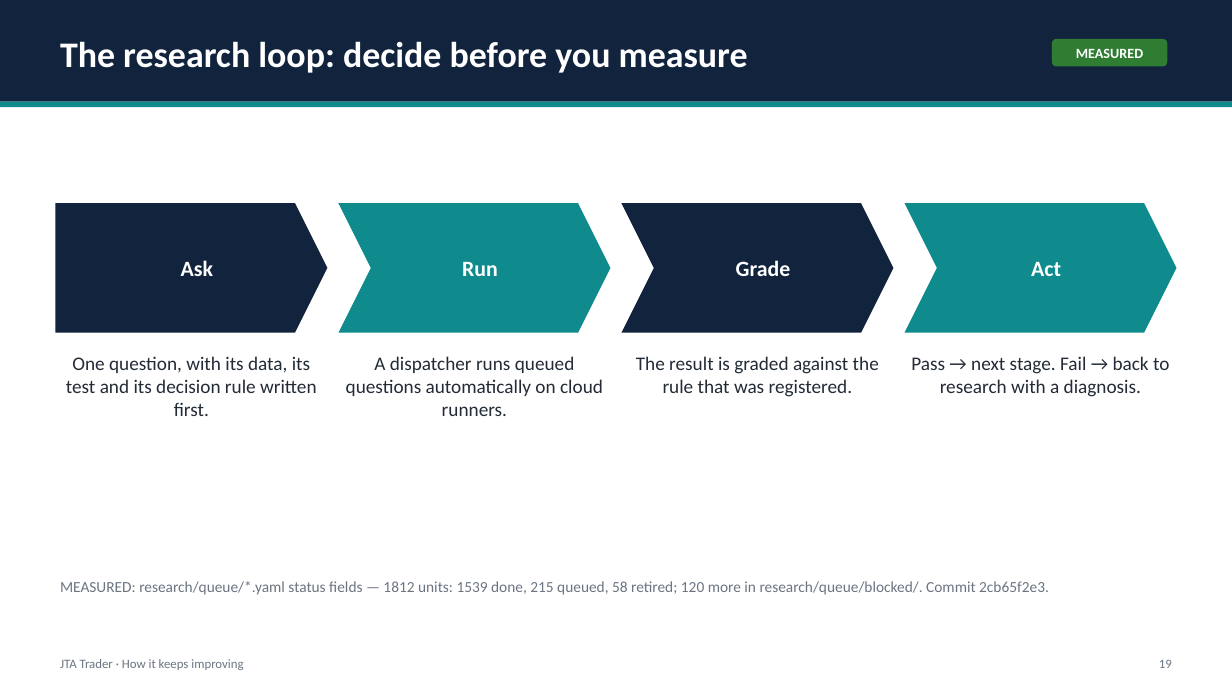
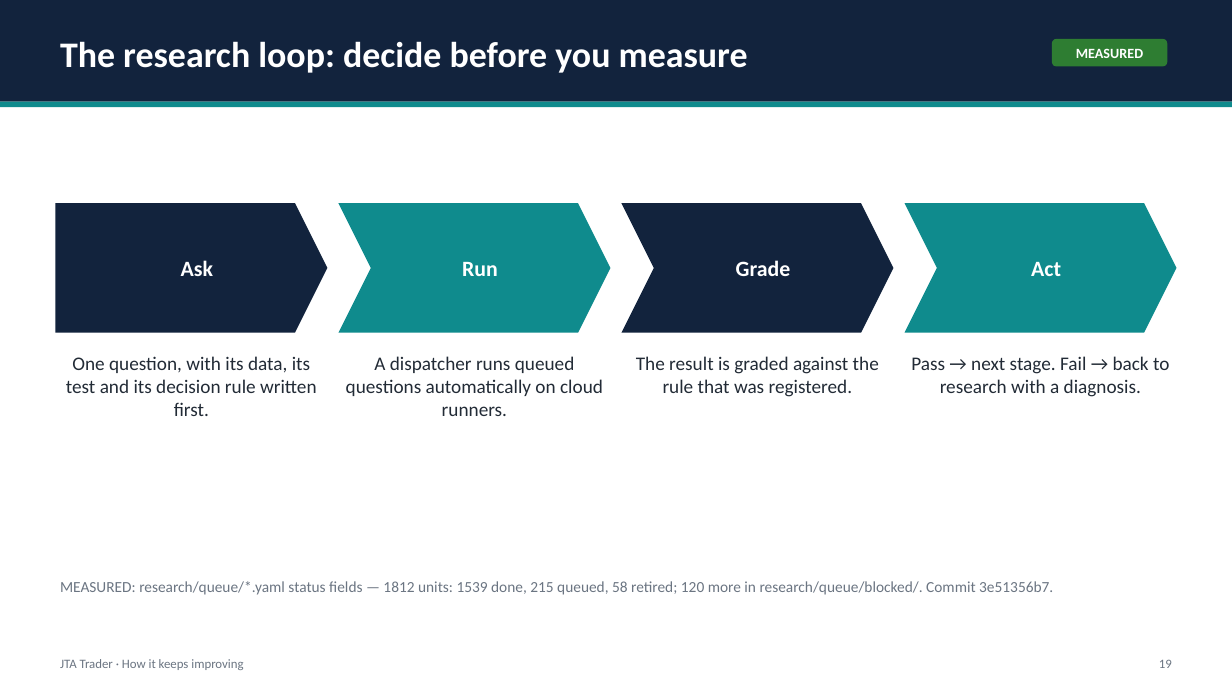
Before and after one commit to benbaichmankass/JTA-Trader, a slide deck: slide 19 of docs/pitch/jta-trader-pitch-deck.pptx. Drawn at 1232x693 pixels with LibreOffice and Linux fonts; fonts in the diff are those of the drawing. Boxes give left, top, right and bottom in pixels: in the first picture for what was removed or moved away, otherwise in the second. Text is boxed around its words. In the diff, an @@ line names an element or a change of style, - is before the commit and + after.

```diff
--- a/docs/pitch/jta-trader-pitch-deck.pptx
+++ b/docs/pitch/jta-trader-pitch-deck.pptx
@@ text at (60, 581, 1053, 595): text changed @@
-MEASURED: research/queue/*.yaml status fields — 1812 units: 1539 done, 215 queued, 58 retired; 120 more in research/queue/blocked/. Commit 2cb65f2e3.
+MEASURED: research/queue/*.yaml status fields — 1812 units: 1539 done, 215 queued, 58 retired; 120 more in research/queue/blocked/. Commit 3e51356b7.
```
Also in this commit, not shown: 7 other slides changed, 2 other files.
